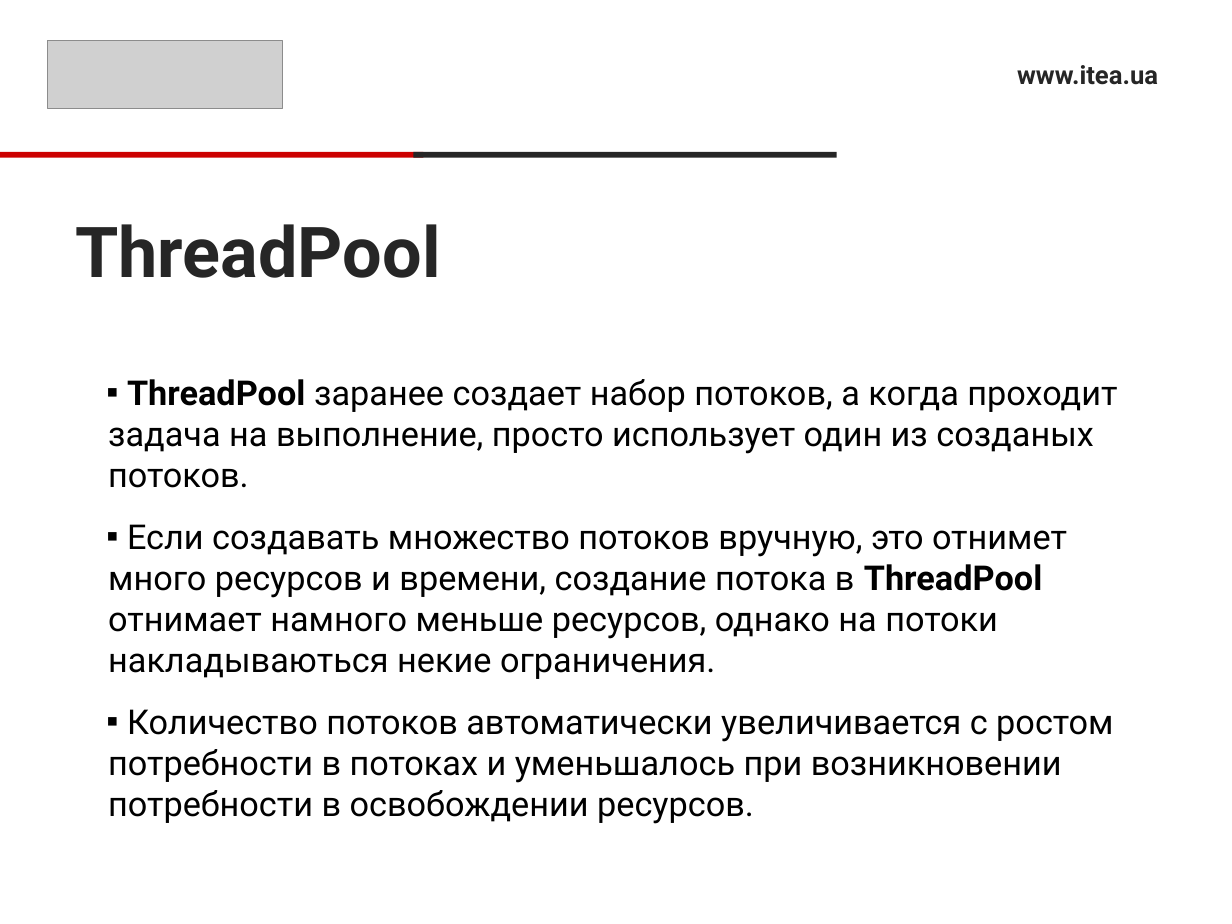
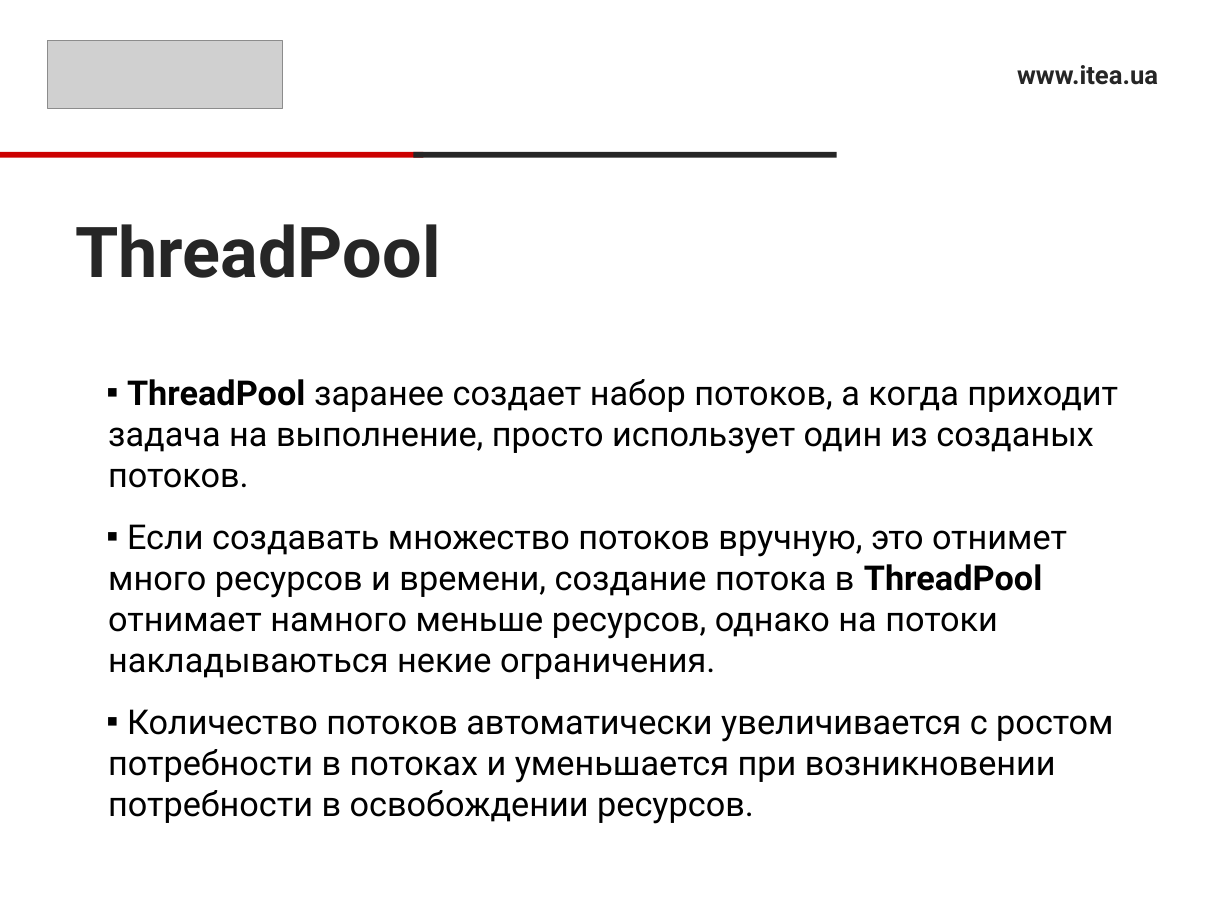
Before and after one commit to RusyaOne/CSharpAdvanced---19.01.2021, a slide deck: slide 6 of 12.Threads/ThreadsPresentation.pptx (slide 7 before the commit). Drawn at 1232x924 pixels with LibreOffice and Linux fonts; fonts in the diff are those of the drawing; grey boxes stand for pictures. Boxes give left, top, right and bottom in pixels: in the first picture for what was removed or moved away, otherwise in the second. Text is boxed around its words. In the diff, an @@ line names an element or a change of style, - is before the commit and + after.

Commit message:
Updated threads material

```diff
--- a/12.Threads/ThreadsPresentation.pptx
+++ b/12.Threads/ThreadsPresentation.pptx
@@ text at [108, 379, 1118, 488]: text changed @@
-▪ ThreadPool заранее создает набор потоков, а когда проходит задача на выполнение, просто использует один из созданых потоков.
+▪ ThreadPool заранее создает набор потоков, а когда приходит задача на выполнение, просто использует один из созданых потоков.
@@ text at [108, 709, 1113, 824]: text changed @@
-▪ Количество потоков автоматически увеличивается с ростом потребности в потоках и уменьшалось при возникновении потребности в освобождении ресурсов.
+▪ Количество потоков автоматически увеличивается с ростом потребности в потоках и уменьшается при возникновении потребности в освобождении ресурсов.
```
Also in this commit, not shown: 3 other slides changed, 1 slide removed, 7 other files.
